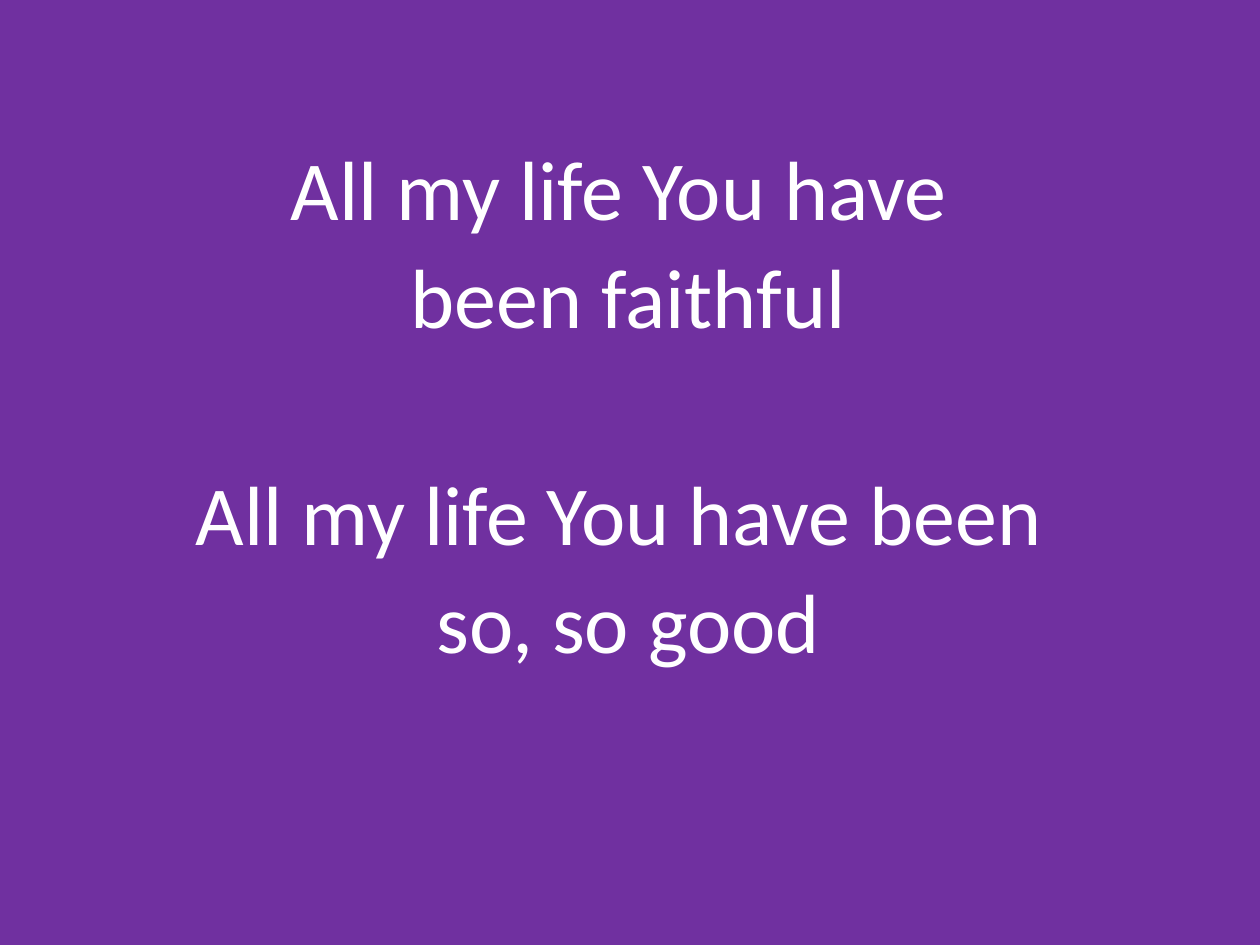
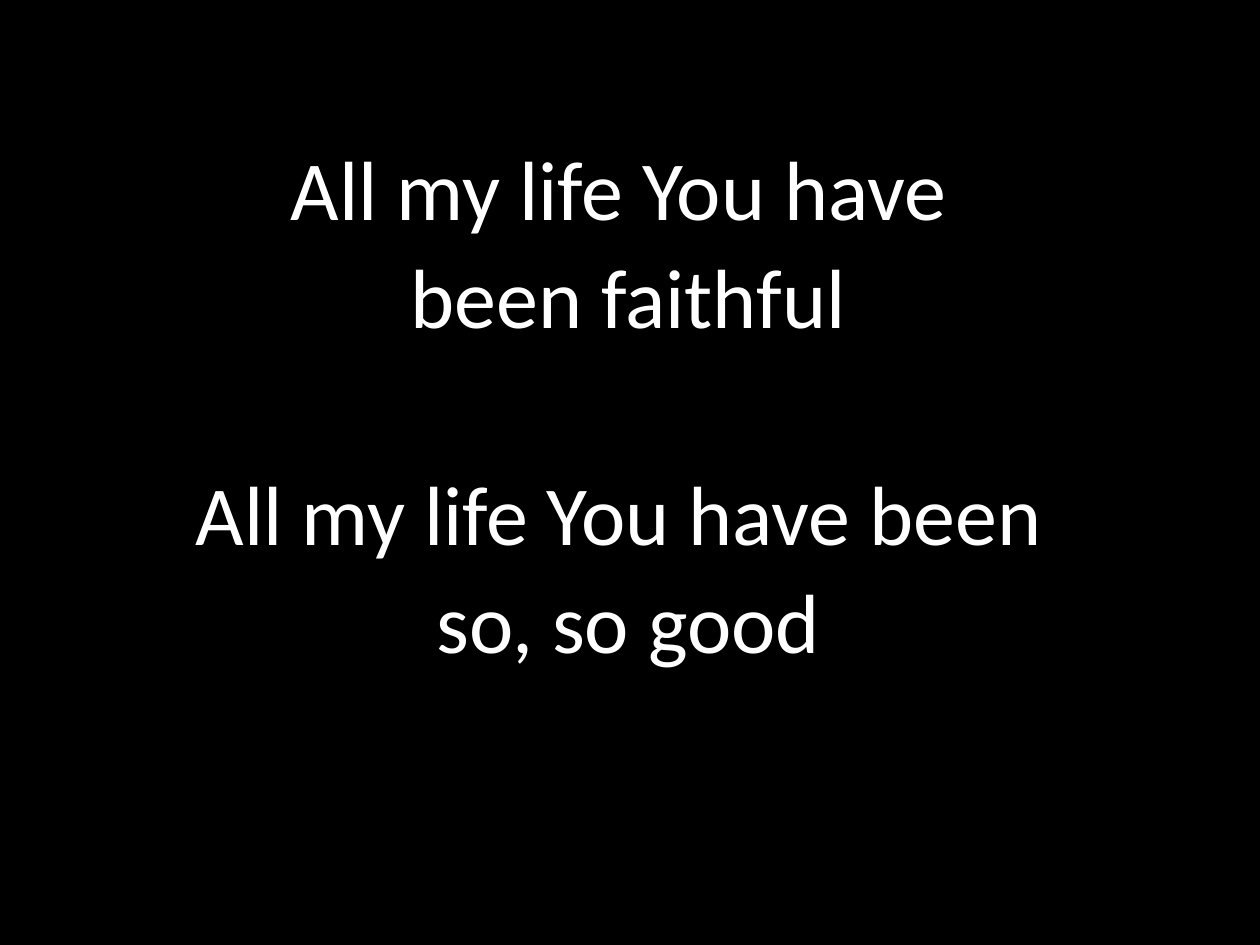
Before and after one commit to kendall412/worship, a slide deck: slide 12 of Goodness of God.pptx. Drawn at 1260x945 pixels with LibreOffice and Linux fonts; fonts in the diff are those of the drawing. Boxes give left, top, right and bottom in pixels: in the first picture for what was removed or moved away, otherwise in the second. Text is boxed around its words. In the diff, an @@ line names an element or a change of style, - is before the commit and + after.

```diff
--- a/Goodness of God.pptx
+++ b/Goodness of God.pptx
@@ background #7030A0 to #000000 @@
```
Also in this commit, not shown: 10 other slides changed, 14 other files.
